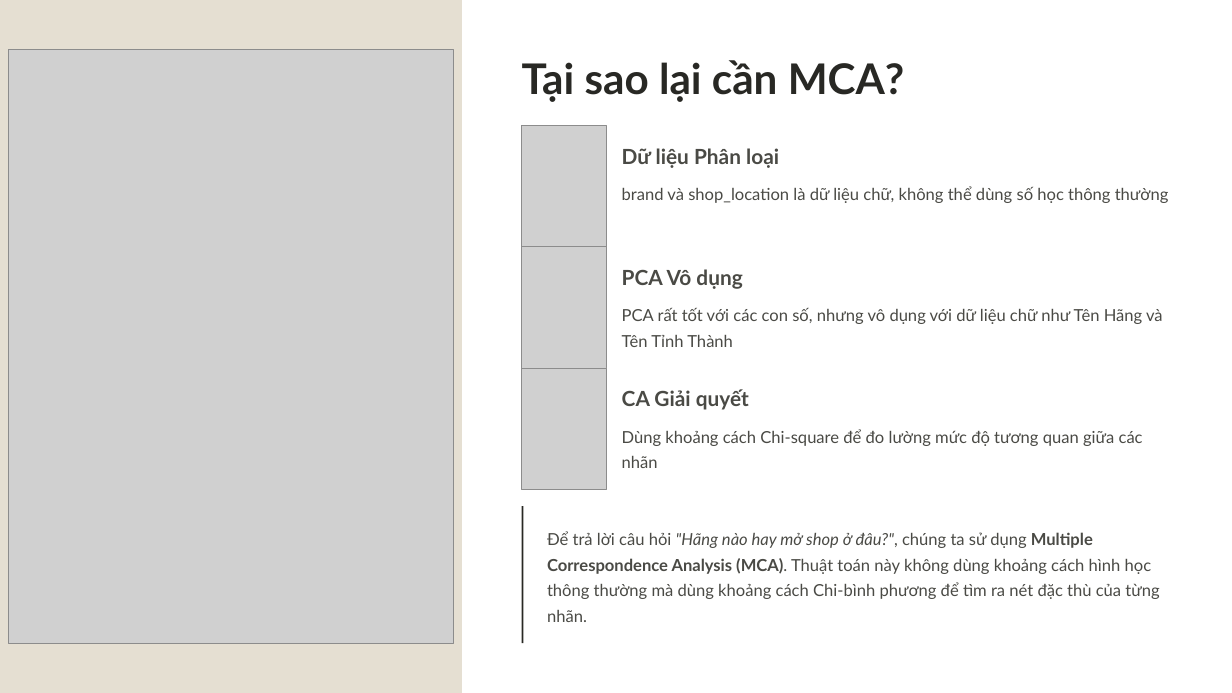
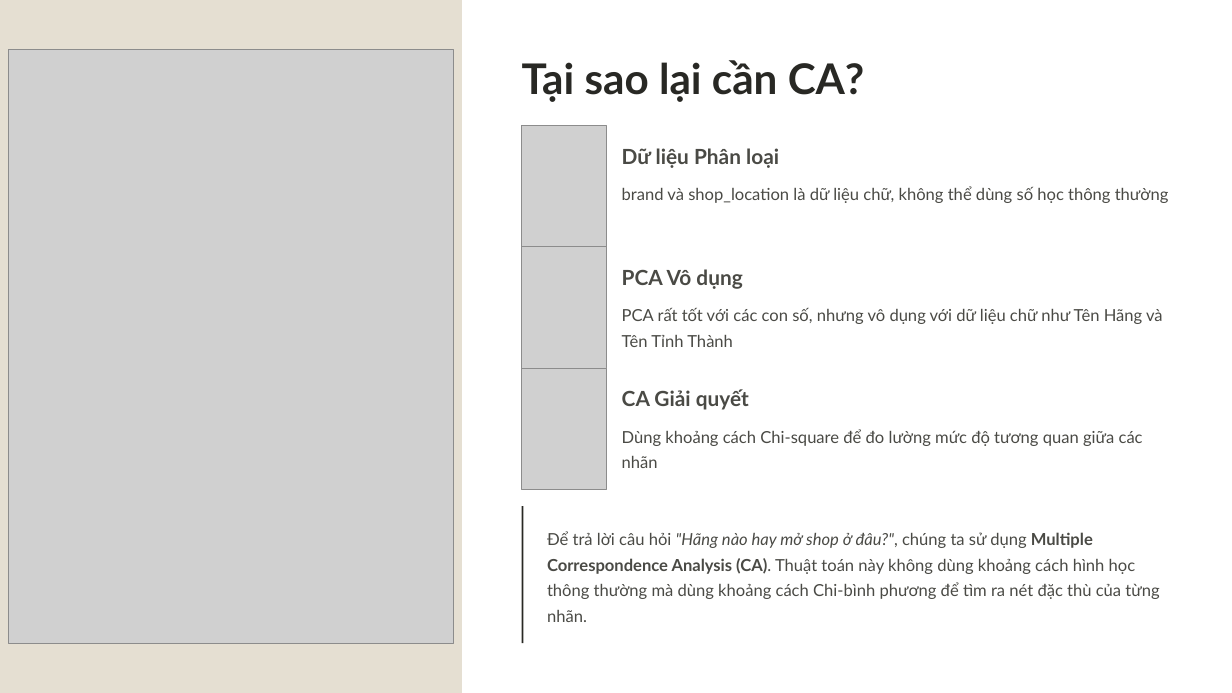
Before and after one commit to lam-vu6868/KhoaHocDuLieu_Anh_Anh_Vu, a slide deck: slide 19 of Anh_Anh_Vu_26TH02.pptx. Drawn at 1232x693 pixels with LibreOffice and Linux fonts; fonts in the diff are those of the drawing; grey boxes stand for pictures; background and template pictures are left out. Boxes give left, top, right and bottom in pixels: in the first picture for what was removed or moved away, otherwise in the second. Text is boxed around its words. In the diff, an @@ line names an element or a change of style, - is before the commit and + after.

```diff
--- a/Anh_Anh_Vu_26TH02.pptx
+++ b/Anh_Anh_Vu_26TH02.pptx
@@ text at [522,60,865,102]: text changed @@
-Tại sao lại cần MCA?
+Tại sao lại cần CA?
@@ text at [547,531,1159,622]: text changed @@
-Để trả lời câu hỏi "Hãng nào hay mở shop ở đâu?", chúng ta sử dụng Multiple Correspondence Analysis (MCA). Thuật toán này không dùng khoảng cách hình học thông thường mà dùng khoảng cách Chi-bình phương để tìm ra nét đặc thù của từng nhãn.
+Để trả lời câu hỏi "Hãng nào hay mở shop ở đâu?", chúng ta sử dụng Multiple Correspondence Analysis (CA). Thuật toán này không dùng khoảng cách hình học thông thường mà dùng khoảng cách Chi-bình phương để tìm ra nét đặc thù của từng nhãn.
```
Also in this commit, not shown: 3 other slides changed, 1 other file.
